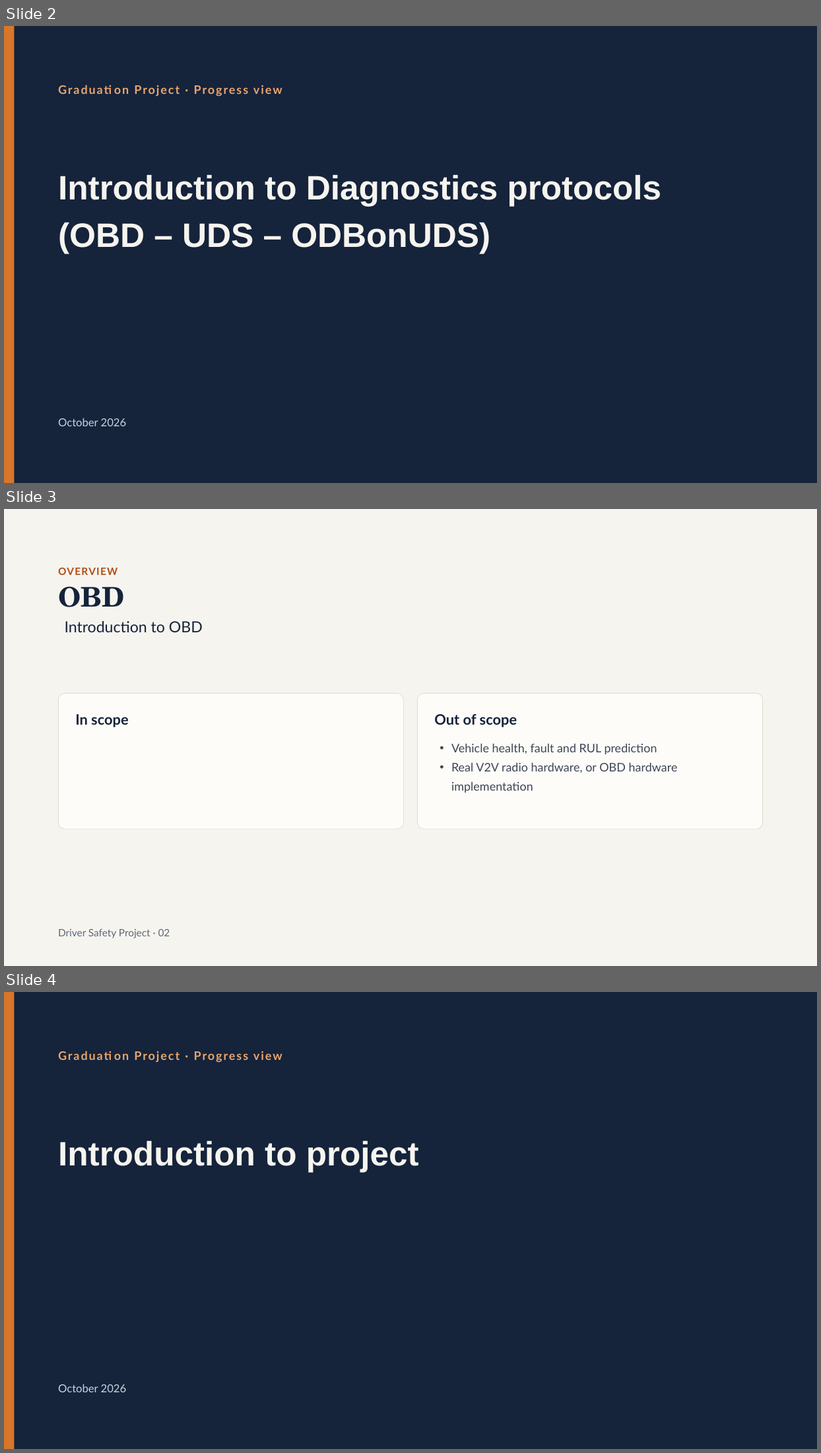
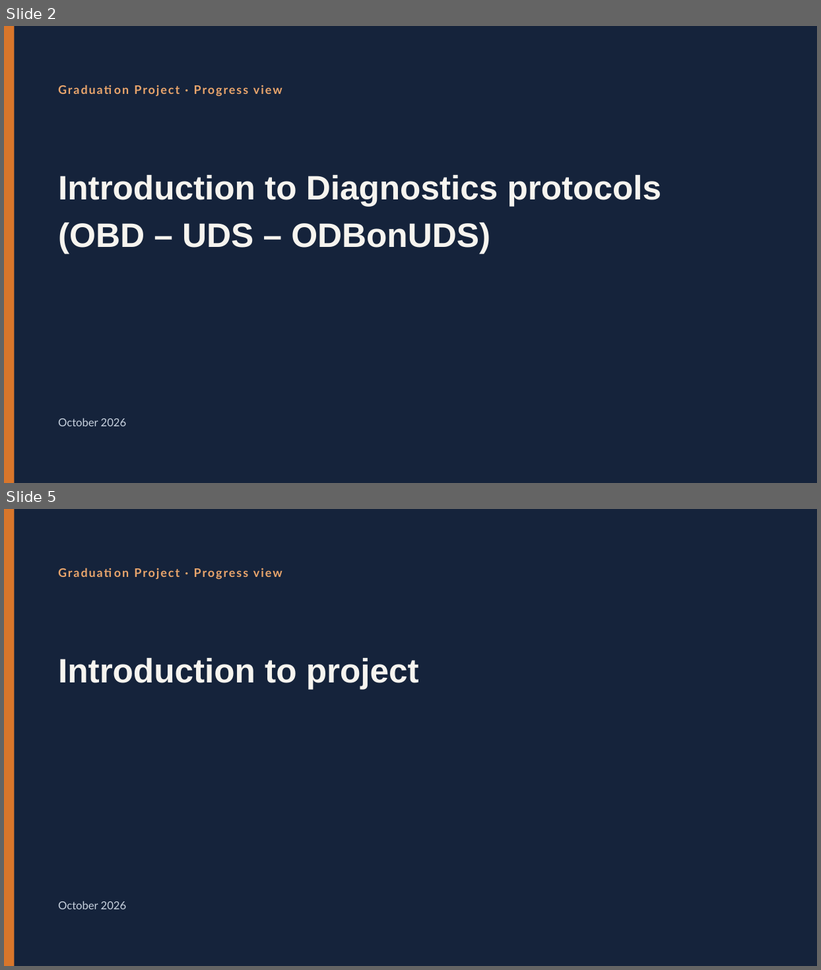
Before and after one commit to Osama-Gamil/Driver-Behaviour-PR, a slide deck: presentation/Driver_Safety_Project_organized.pptx. Shown one above the other, each under a label of ours: slides 2, 3 and 4 before the commit, slides 2 and 5 after it; the slides between them are not shown. The pictures are 821x1453 and 821x970 pixels, drawn with LibreOffice and Linux fonts; fonts in the diff are those of the drawing. Boxes give left, top, right and bottom in pixels: in the first picture for what was removed or moved away, otherwise in the second. Text is boxed around its words. In the diff, an @@ line names an element or a change of style, - is before the commit and + after.

```diff
--- a/presentation/Driver_Safety_Project_organized.pptx
+++ b/presentation/Driver_Safety_Project_organized.pptx
@@ slide 3 removed at [4, 509, 817, 966], background #F6F4EF @@
@@ text removed at [58, 567, 118, 575] @@
-OVERVIEW
@@ title removed at [58, 586, 124, 607] @@
-OBD
@@ text removed at [65, 621, 203, 632] @@
-Introduction to OBD
@@ rounded rectangle removed at [58, 694, 403, 830] @@
@@ rounded rectangle removed at [418, 694, 763, 830] @@
@@ text removed at [75, 714, 129, 727] @@
-In scope
@@ text removed at [434, 714, 517, 727] @@
-Out of scope
@@ text removed at [451, 743, 678, 793] @@
-• Vehicle health, fault and RUL prediction
-• Real V2V radio hardware, or OBD hardware implementation
@@ text removed at [58, 929, 170, 939] @@
-Driver Safety Project · 02
@@ what was slide 4 is now slide 5 @@
```
Also in this commit, not shown: 6 slides changed, 4 slides added, 1 other slide removed.
